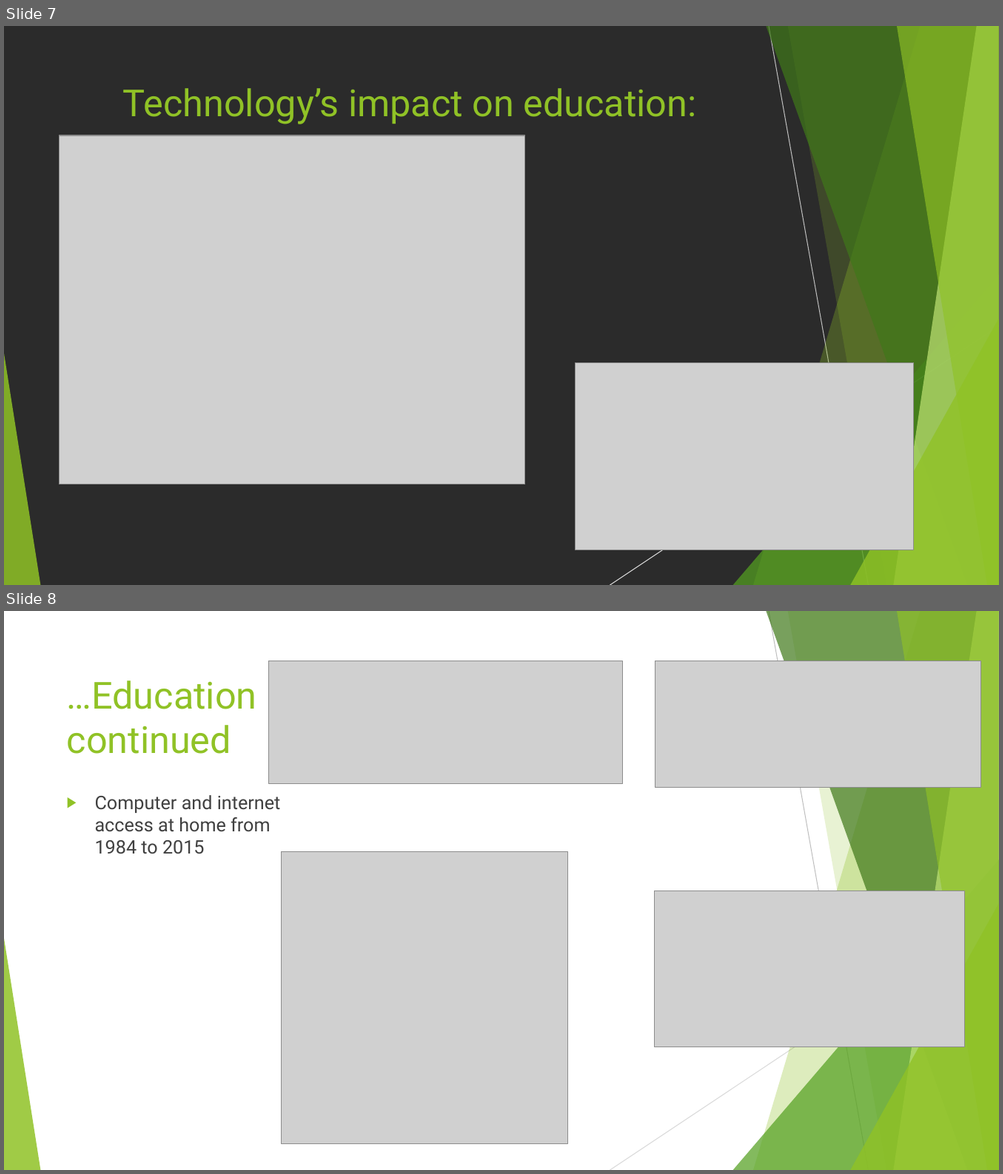
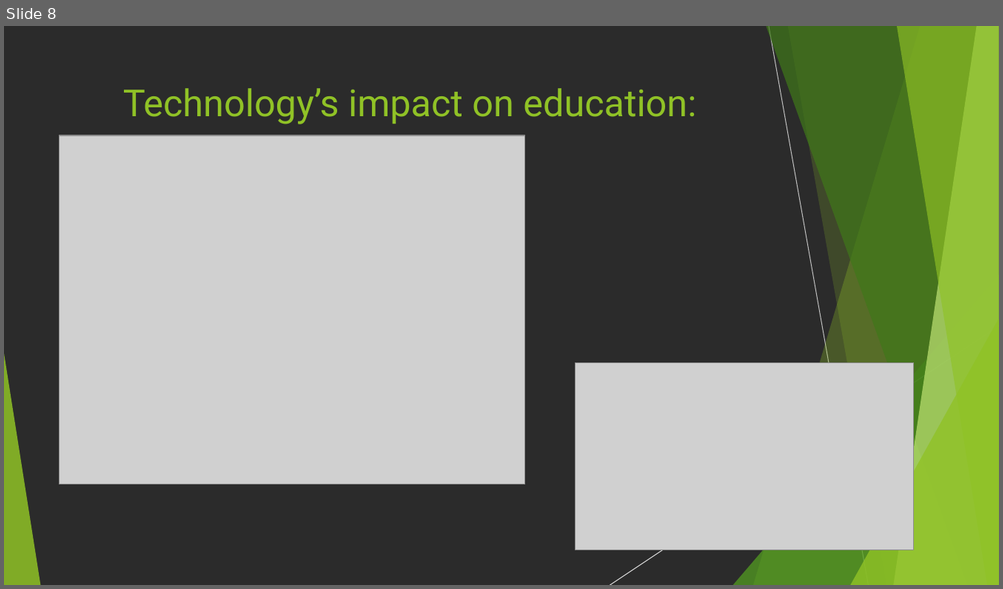
Before and after one commit to gpasley/uncc-group4-project1, a slide deck: The Technology that Changed the World.pptx. Shown one above the other, each under a label of ours: slides 7 and 8 before the commit, slide 8 after it. The pictures are 1003x1174 and 1003x589 pixels, drawn with LibreOffice and Linux fonts; fonts in the diff are those of the drawing; grey boxes stand for pictures; background and template pictures are left out; a plain dark background stands for a picture behind light text. Boxes give left, top, right and bottom in pixels: in the first picture for what was removed or moved away, otherwise in the second. Text is boxed around its words. In the diff, an @@ line names an element or a change of style, - is before the commit and + after.

```diff
--- a/The Technology that Changed the World.pptx
+++ b/The Technology that Changed the World.pptx
@@ slide 8 removed at (4,611,999,1170), background #FFFFFF; not listed: 10 template elements that a slide beside it also shows @@
@@ picture removed at (269,661,623,784) @@
@@ picture removed at (654,661,981,788) @@
@@ title removed at (67,681,257,754) @@
-…Education continued
@@ text removed at (95,795,281,854) @@
-▶ Computer and internet access at home from 1984 to 2015
@@ picture removed at (282,852,568,1144) @@
@@ picture removed at (654,891,965,1048) @@
@@ what was slide 7 is now slide 8 @@
```
Also in this commit, not shown: 2 slides changed, 1 slide added.
